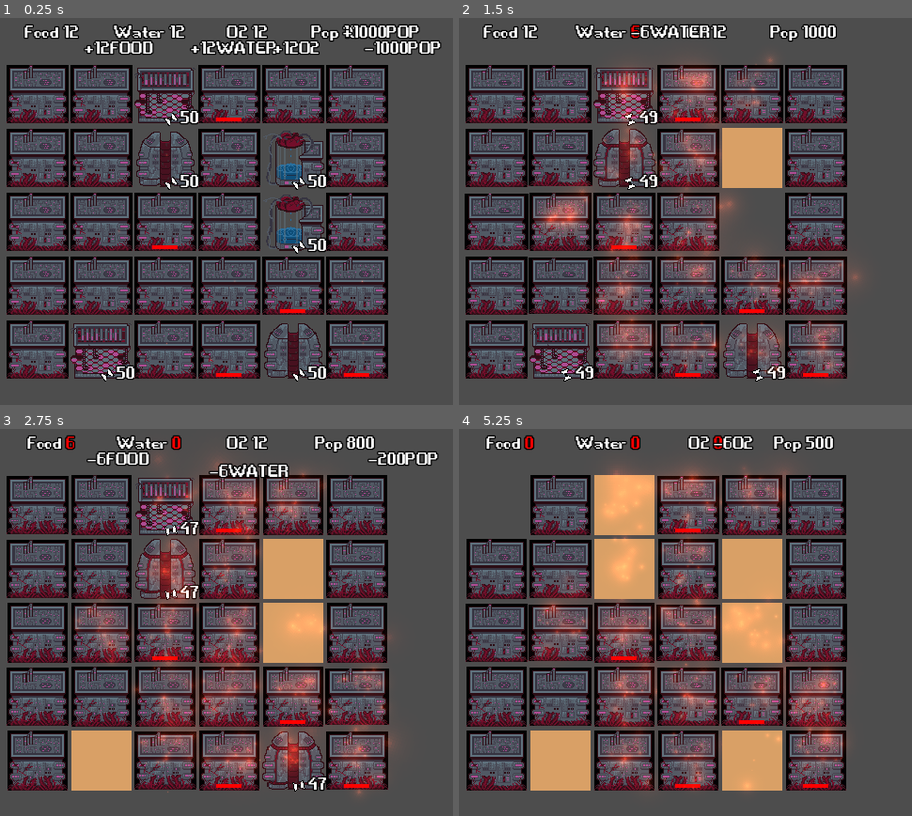
Above: before the commit, frames 1-4 (two rows, left to right).
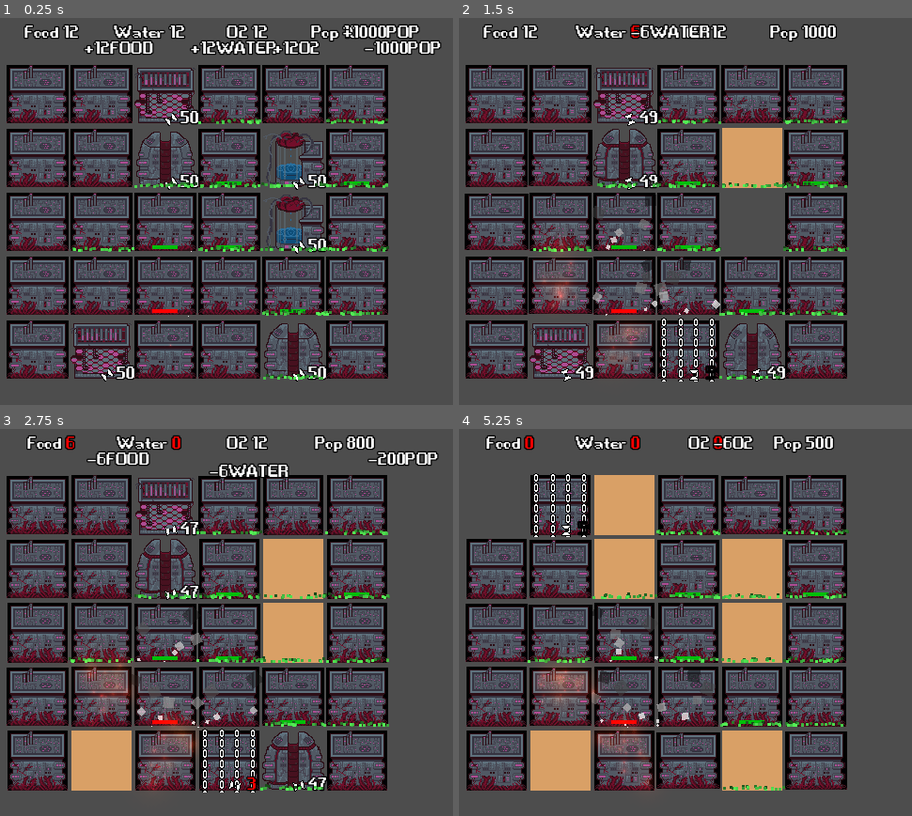
Above: after the commit, the same moments.

Repository: angeldustjdr/godot-wild-jam-2023
Game: Godot game, scene res://Main.tscn
Two runs of this game, one before a commit and one after it. Both use one fixed random seed, a clock stepped at 60 frames per second and the inputs below.
Inputs (mouse positions are in pixels of both pictures, inside the frame that each line leads up to):
- Up to frame 1 (0.25 s): no input
- Up to frame 2 (1.5 s): tap Enter (ui_accept) at 0.5, 0.77 s; move the mouse to (753, 157) at 0.52 s; click (753, 157) at 0.67 s; move the mouse to (753, 223) at 1.27 s; click (753, 223) at 1.42 s
- Up to frame 3 (2.75 s): tap Enter (ui_accept) at 1.52 s; move the mouse to (99, 761) at 2.02 s; click (99, 761) at 2.17 s
- Up to frame 4 (5.25 s): move the mouse to (626, 506) at 2.77 s; click (626, 506) at 2.92 s; tap Enter (ui_accept) at 3.02, 3.77, 4.52 s; move the mouse to (626, 568) at 3.52 s; click (626, 568) at 3.67 s; move the mouse to (753, 761) at 4.27 s; click (753, 761) at 4.42 s; move the mouse to (495, 506) at 5.02 s; click (495, 506) at 5.17 s

The runs differ from the first frame. In frame 1, 2.0% of the frame differs, in the area x 15-86%, y 14-94%; in frame 2, 16%; in frame 3, 21%; in frame 4, 22%, in the area x 15-87%, y 9-94%.

Commit message:
a lot of stuff

Diff:
--- a/scene/Farm.tscn
+++ b/scene/Farm.tscn
@@ -2,8 +2,8 @@
 
 [ext_resource type="PackedScene" uid="uid://8001k27dcfjx" path="res://scene/GenericBuilding.tscn" id="1_4fp6f"]
 [ext_resource type="Script" path="res://script/Farm.gd" id="2_m277t"]
-[ext_resource type="Texture2D" uid="uid://sof7miy6o6wl" path="res://asset/sheet/farm-sheet.png" id="3_khlq3"]
 [ext_resource type="Shader" path="res://shader/Outline.gdshader" id="3_kr3jd"]
+[ext_resource type="Texture2D" uid="uid://dgh5m3y0fmqnj" path="res://asset/sheet/crops-1-sheet.png" id="4_5hrgb"]
 
 [sub_resource type="ShaderMaterial" id="ShaderMaterial_2yi5r"]
 resource_local_to_scene = true
@@ -27,4 +27,4 @@
 
 [node name="Sprite" parent="." index="0"]
 material = SubResource("ShaderMaterial_2yi5r")
-texture = ExtResource("3_khlq3")
+texture = ExtResource("4_5hrgb")
--- a/scene/GenericBuilding.tscn
+++ b/scene/GenericBuilding.tscn
@@ -1,9 +1,10 @@
-[gd_scene load_steps=10 format=3 uid="uid://8001k27dcfjx"]
+[gd_scene load_steps=11 format=3 uid="uid://8001k27dcfjx"]
 
 [ext_resource type="Script" path="res://script/GenericBuilding.gd" id="1_v8jsb"]
 [ext_resource type="Texture2D" uid="uid://cwv7xdmk2wb87" path="res://asset/sheet/building1-sheet.png" id="2_ihrt5"]
 [ext_resource type="Shader" path="res://shader/Outline.gdshader" id="2_jt4ha"]
 [ext_resource type="Theme" uid="uid://dkbcrw73g6705" path="res://asset/Theme.tres" id="3_4g578"]
+[ext_resource type="Texture2D" uid="uid://cd2esipto6stc" path="res://asset/sprite/chain.png" id="5_pgkn5"]
 
 [sub_resource type="ShaderMaterial" id="ShaderMaterial_wq1gu"]
 resource_local_to_scene = true
@@ -107,6 +108,11 @@
 "": SubResource("AnimationLibrary_ksdrg")
 }
 
+[node name="Chain" type="Sprite2D" parent="."]
+visible = false
+texture = ExtResource("5_pgkn5")
+centered = false
+
 [connection signal="input_event" from="." to="." method="_on_input_event"]
 [connection signal="mouse_entered" from="Tooltip" to="." method="_on_tooltip_mouse_entered"]
 [connection signal="mouse_exited" from="Tooltip" to="." method="_on_tooltip_mouse_exited"]
--- a/scene/HeatParticules.tscn
+++ b/scene/HeatParticules.tscn
@@ -14,7 +14,7 @@
 point_count = 2
 
 [sub_resource type="Gradient" id="Gradient_2bv8q"]
-colors = PackedColorArray(0.717647, 0.231373, 0.101961, 0.717647, 0.180392, 0.0313726, 0.0117647, 0.670588)
+colors = PackedColorArray(0.65, 0.0975, 0.0975, 0.717647, 0.18, 0.09072, 0.0126, 0.670588)
 
 [node name="Particules" type="CPUParticles2D"]
 material = SubResource("CanvasItemMaterial_p3v85")
--- /dev/null
+++ b/scene/PoisonParticules.tscn
@@ -0,0 +1,17 @@
+[gd_scene load_steps=2 format=3 uid="uid://c1fhvkfxg3hoe"]
+
+[sub_resource type="Gradient" id="Gradient_of7t0"]
+offsets = PackedFloat32Array(0, 0.533333, 1)
+colors = PackedColorArray(1, 1, 1, 1, 0.674815, 0.674815, 0.674814, 1, 0.237539, 0.237539, 0.237539, 1)
+
+[node name="Particules" type="CPUParticles2D"]
+position = Vector2(34, 64)
+amount = 25
+speed_scale = 4.0
+emission_shape = 3
+emission_rect_extents = Vector2(34, 1)
+gravity = Vector2(0, -5)
+scale_amount_min = 3.0
+scale_amount_max = 3.0
+color = Color(0.337255, 0.956863, 0.341176, 1)
+color_ramp = SubResource("Gradient_of7t0")
--- /dev/null
+++ b/scene/PollutedBuilding.tscn
@@ -0,0 +1,27 @@
+[gd_scene load_steps=4 format=3 uid="uid://dfcovg1obwb4x"]
+
+[ext_resource type="PackedScene" uid="uid://8001k27dcfjx" path="res://scene/GenericBuilding.tscn" id="1_r3o7a"]
+[ext_resource type="Shader" path="res://shader/Outline.gdshader" id="2_qp7vq"]
+
+[sub_resource type="ShaderMaterial" id="ShaderMaterial_jihqy"]
+resource_local_to_scene = true
+shader = ExtResource("2_qp7vq")
+shader_parameter/color = Color(1, 1, 1, 1)
+shader_parameter/width = 0.0
+shader_parameter/pattern = 0
+shader_parameter/inside = false
+shader_parameter/add_margins = true
+
+[node name="PollutedBuilding" instance=ExtResource("1_r3o7a")]
+description = "A techno-organic building with dripping polluted water."
+effect = "Pollution"
+
+[node name="Sprite" parent="." index="0"]
+material = SubResource("ShaderMaterial_jihqy")
+
+[node name="ColorRect" type="ColorRect" parent="." index="4"]
+offset_left = 20.0
+offset_top = 59.0
+offset_right = 47.0
+offset_bottom = 63.0
+color = Color(0, 0.74902, 0.0392157, 1)
--- /dev/null
+++ b/scene/SmokeParticules.tscn
@@ -0,0 +1,22 @@
+[gd_scene load_steps=3 format=3 uid="uid://b2bi3kptd10vi"]
+
+[sub_resource type="Curve" id="Curve_gmopm"]
+_data = [Vector2(0, 0), 0.0, 0.0, 0, 0, Vector2(1, 1), 0.0, 0.0, 0, 0]
+point_count = 2
+
+[sub_resource type="Gradient" id="Gradient_3gjbu"]
+offsets = PackedFloat32Array(0, 0.49697, 1)
+colors = PackedColorArray(1, 1, 1, 1, 1, 1, 1, 0.709091, 0, 0, 0, 0.447059)
+
+[node name="Particules" type="CPUParticles2D"]
+position = Vector2(34, 68)
+lifetime = 1.5
+emission_shape = 3
+emission_rect_extents = Vector2(34, 1)
+gravity = Vector2(0, -50)
+angular_velocity_max = 200.0
+angle_max = 180.0
+scale_amount_min = 10.0
+scale_amount_max = 15.0
+scale_amount_curve = SubResource("Curve_gmopm")
+color_ramp = SubResource("Gradient_3gjbu")
--- a/scene/SuperFoodGenerator.tscn
+++ b/scene/SuperFoodGenerator.tscn
@@ -14,7 +14,7 @@
 shader_parameter/add_margins = true
 
 [node name="SuperFood" instance=ExtResource("1_l28i7")]
-description = "Somehow it provides a lot of food."
+description = "Organic alveola that somehow provides a lot of food."
 base_stat = {
 "FOOD": 6,
 "O2": 0,
--- a/scene/Well.tscn
+++ b/scene/Well.tscn
@@ -1,19 +1,30 @@
-[gd_scene load_steps=4 format=3 uid="uid://dtllj1v6mld6i"]
+[gd_scene load_steps=6 format=3 uid="uid://dtllj1v6mld6i"]
 
 [ext_resource type="PackedScene" uid="uid://8001k27dcfjx" path="res://scene/GenericBuilding.tscn" id="1_day3t"]
 [ext_resource type="Script" path="res://script/Well.gd" id="2_5bo8q"]
-[ext_resource type="Texture2D" uid="uid://d0fcf2wgrd6fb" path="res://asset/sheet/well-sheet.png" id="3_8pt4o"]
+[ext_resource type="Shader" path="res://shader/Outline.gdshader" id="3_x4qk2"]
+[ext_resource type="Texture2D" uid="uid://dj72wrvxc6m0" path="res://asset/sheet/well-sheet-1.png" id="4_ni233"]
+
+[sub_resource type="ShaderMaterial" id="ShaderMaterial_25j6i"]
+resource_local_to_scene = true
+shader = ExtResource("3_x4qk2")
+shader_parameter/color = Color(1, 1, 1, 1)
+shader_parameter/width = 0.0
+shader_parameter/pattern = 0
+shader_parameter/inside = false
+shader_parameter/add_margins = true
 
 [node name="Well" instance=ExtResource("1_day3t")]
 script = ExtResource("2_5bo8q")
 description = "A little Well"
+playIdle = false
 base_stat = {
 "FOOD": 0,
 "O2": 0,
 "POP": 0,
 "WATER": 1
 }
-playIdle = false
 
 [node name="Sprite" parent="." index="0"]
-texture = ExtResource("3_8pt4o")
+material = SubResource("ShaderMaterial_25j6i")
+texture = ExtResource("4_ni233")
--- a/script/Empty.gd
+++ b/script/Empty.gd
@@ -1,10 +1,11 @@
 extends GenericBuilding
 
 func _on_input_event(_viewport, event, _shape_idx):
-	if event is InputEventMouseButton and GameState.actionnable:
-		if event.button_index==MOUSE_BUTTON_LEFT:
-			GameState.actionnable_off()
-			createBuildMenu(self)
+	if not locked :
+		if event is InputEventMouseButton and GameState.actionnable:
+			if event.button_index==MOUSE_BUTTON_LEFT:
+				GameState.actionnable_off()
+				createBuildMenu(self)
 
 func createBuildMenu(obj):
 	RadioDiffusion.createBuildMenuCall(obj)
--- a/script/Farm.gd
+++ b/script/Farm.gd
@@ -7,7 +7,17 @@
 func applyEffectModifier(effectName):
 	match effectName:
 		"Heat" :
-				modifier["FOOD"] -= 5
+				modifier["FOOD"] = -5
+		"Pollution" :
+				modifier["FOOD"] = -5
+		"Smoke" :
+				modifier["FOOD"] = -5
 		"Nothing" :
 				modifier["FOOD"] = 0
 	popLabel(getTotalStat())
+
+func setLock():
+	pass
+
+func unsetLock():
+	pass
--- a/script/GenericBuilding.gd
+++ b/script/GenericBuilding.gd
@@ -20,19 +20,21 @@
 @export var negativeStat = false
 @export var hasHourglass = false
 @export var hourglassTimer = 50
-@export var effectDescription = {"Heat" : "The air temperature is pretty high here! It may harm life."}
+@export var locked = false
+
+@onready var effectDescription = {"Heat" : "The air temperature is pretty high here!",
+	"Pollution" : "The floor is covered with polluted water!",
+	"Smoke" : "Toxic smoke in the air!"}
 
 var i
 var j
 var cellEffect = "Nothing"
+var firstTime = true
 @onready var juicyLabel = load("res://scene/JuicyLabel.tscn")
 
 func _ready():
 	if hasHourglass:
-		var hourglass = load("res://scene/Hourglass.tscn")
-		var h = hourglass.instantiate()
-		h.setTimer(hourglassTimer)
-		add_child(h)
+		setHourglass()
 	if playIdle:
 		$AnimationPlayerBuilding.speed_scale = randf_range(0.9,1.1)
 		$AnimationPlayerBuilding.play("idle")
@@ -41,20 +43,23 @@
 
 
 func _on_input_event(_viewport, event, _shape_idx):
-	if event is InputEventMouseButton and GameState.actionnable:
-		if event.button_index==MOUSE_BUTTON_LEFT:
-			GameState.actionnable_off()
-			selfDestruct("Empty")
+	if not locked :
+		if event is InputEventMouseButton and GameState.actionnable:
+			if event.button_index==MOUSE_BUTTON_LEFT:
+				GameState.actionnable_off()
+				selfDestruct("Empty")
 
 func selfDestruct(type):
 	#print(i,j)
 	RadioDiffusion.gridUpdateCall(i,j,type)
+	RadioDiffusion.generateOutcomeCall()
 	queue_free()
 
 func updateTooltip():
 	var updatedDescription = description
 	updatedDescription += getTotalStat()
 	updatedDescription += getCellEffect()
+	updatedDescription += getLocked()
 	$Tooltip.tooltip_text = updatedDescription
 
 func getTotalStat():
@@ -86,15 +91,52 @@
 			n.queue_free()
 
 func applyCellEffect(myEffect):
-	if myEffect!=cellEffect:
+	if myEffect!=cellEffect or firstTime:
 		applyEffectModifier(myEffect)
+		var particules = null
 		match myEffect:
 			"Heat":
-				var particules = load("res://scene/HeatParticules.tscn")
-				var p = particules.instantiate()
-				add_child(p)
+				particules = load("res://scene/HeatParticules.tscn")
+			"Pollution":
+				particules = load("res://scene/PoisonParticules.tscn")
+			"Smoke":
+				particules = load("res://scene/SmokeParticules.tscn")
+		if particules!=null:
+			var p = particules.instantiate()
+			add_child(p)
 		cellEffect = myEffect
 		updateTooltip()
+		firstTime = false
+
+func setHourglass():
+	hasHourglass = true
+	var hourglass = load("res://scene/Hourglass.tscn")
+	var h = hourglass.instantiate()
+	h.setTimer(hourglassTimer)
+	add_child(h)
+
+func unsetHourglass():
+	hasHourglass = false
+	if self.has_node("Hourglass") :
+		$Hourglass.queue_free()
+
+func setLock():
+	hasHourglass = true
+	hourglassTimer = 6
+	locked = true
+	$Chain.visible = true
+	setHourglass()
+
+func unsetLock():
+	hasHourglass = false
+	$Chain.visible = false
+	locked = false
+	unsetHourglass()
+
+func getLocked():
+	var returned = ""
+	if locked: returned="\nThis building is locked."
+	return returned
 
 func applyEffectModifier(_effectName):
 	pass
--- a/script/Grid.gd
+++ b/script/Grid.gd
@@ -11,6 +11,7 @@
 
 var building = {"Generic" : load("res://scene/GenericBuilding.tscn"),
 				"Heat" : load("res://scene/HeatBuilding.tscn"),
+				"Pollution" : load("res://scene/PollutedBuilding.tscn"),
 				"Empty" : load("res://scene/Empty.tscn"),
 				"Farm" :  load("res://scene/Farm.tscn"),
 				"Well" :  load("res://scene/Well.tscn"),
@@ -19,8 +20,10 @@
 				"SuperFood" : load("res://scene/SuperFoodGenerator.tscn"),
 				"SuperO2" : load("res://scene/SuperO2Generator.tscn")}
 
-var requiredBuilding = {"SuperWater" : 2, "SuperFood" : 2, "SuperO2" : 2} # number of special buildings
-var genericBuildingChoiceWeight = {"Generic" : 90, "Heat" : 10} # probability of getting the initial generic building
+var requiredBuilding = {"SuperWater" : 2, "SuperFood" : 2, "SuperO2" : 2, "Heat" : 1, "Pollution" : 1} # number of special buildings
+var genericBuildingChoiceWeight = {"Generic" : 90, "Heat" : 5, "Pollution" : 5} # probability of getting the initial generic building
+var possibleOutcomes = {"RAS" : 75, "LOCK" : 25} #probability of outcomes
+var emptyGrid = Array()
 
 signal gridUpdated(x,y)
 
@@ -28,6 +31,7 @@
 	RadioDiffusion.connect("gridUpdateNeeded",gridUpdate)
 	RadioDiffusion.connect("recalculateEffectNeeded",recalculateEffect)
 	RadioDiffusion.connect("calculateRessourcesNeeded",calculateRessources)
+	RadioDiffusion.connect("generateOutcomeNeeded",generateOutcome)
 	fillInitialGrid()
 	calculateRessources()
 
@@ -39,14 +43,13 @@
 
 func fillInitialGrid() -> void:
 	#fill grids with nothing
-	var myGrid = Array()
 	for i in Xmax:
 		var col = Array()
 		for j in Ymax:
 			col.append(null)
-		myGrid.append(col)
-	grid = myGrid.duplicate(true)
-	sourceEffectGrid = myGrid.duplicate(true)
+		emptyGrid.append(col)
+	grid = emptyGrid.duplicate(true)
+	sourceEffectGrid = emptyGrid.duplicate(true)
 
 	#fill with required buildings
 	var alreadyFilled = []
@@ -109,27 +112,57 @@
 	RadioDiffusion.updateTopUICall()
 
 func recalculateEffect():
-	effectGrid = sourceEffectGrid.duplicate(true)
+	var bufferGrid = emptyGrid.duplicate(true)
 	for i in Xmax:
 		for j in Ymax:
-			var neighbours = [[i,j-1],[i,j+1],[i-1,j],[i+1,j]]
-			match  sourceEffectGrid[i][j]:
-				"Heat":
-					for ij in neighbours:
-						var i_n = clamp(ij[0],0,Xmax-1)
-						var j_n = clamp(ij[1],0,Ymax-1)
-						if sourceEffectGrid[i_n][j_n] == "Nothing": effectGrid[i_n][j_n]="Heat"
+			var neighbours = [[i,j-1],[i,j+1],[i-1,j],[i+1,j],[i,j]]
+			for ij in neighbours:
+				var i_n = clamp(ij[0],0,Xmax-1)
+				var j_n = clamp(ij[1],0,Ymax-1)
+				if bufferGrid[i_n][j_n] == null: bufferGrid[i_n][j_n] = [sourceEffectGrid[i][j]]
+				else : bufferGrid[i_n][j_n].append(sourceEffectGrid[i][j])
+
+	effectGrid = emptyGrid.duplicate(true)
+	for i in Xmax:
+		for j in Ymax:
+			if bufferGrid[i][j].size() == 1 : effectGrid[i][j] = bufferGrid[i][j][0]
+			else :
+				if "Heat" in bufferGrid[i][j] :
+					if "Pollution" in bufferGrid[i][j]:
+						effectGrid[i][j] = "Smoke"
+					else :
+						effectGrid[i][j] = "Heat"
+				elif "Pollution" in bufferGrid[i][j]:
+					if "Heat" in bufferGrid[i][j]:
+						effectGrid[i][j] = "Smoke"
+					else :
+						effectGrid[i][j] = "Pollution"
+				else :
+					effectGrid[i][j] = "Nothing"
 	applyEffect()
 
 func applyEffect():
 	for n in get_children():
-		match effectGrid[n.i][n.j]:
-			"Nothing":
-				n.applyCellEffect("Nothing")
-				n.cleanParticules()
-			_:
-				n.applyCellEffect(effectGrid[n.i][n.j])
+		if n.cellEffect != effectGrid[n.i][n.j]:
+			n.cleanParticules()
+		n.applyCellEffect(effectGrid[n.i][n.j])
 
 func cleanNode():
 	for n in get_children():
 		n.queue_free()
+
+func generateOutcome():
+	var outcome = Array()
+	for o in possibleOutcomes.keys():
+		for p in possibleOutcomes[o]:
+			outcome.append(o)
+	outcome.shuffle()
+	var i = randi_range(0,Xmax-1)
+	var j = randi_range(0,Ymax-1)
+	while grid[i][j].hasHourglass:
+		i = randi_range(0,Xmax-1)
+		j = randi_range(0,Ymax-1)
+	match outcome[0]:
+		"LOCK":
+			grid[i][j].setLock()
+		_ : pass
--- a/script/Hourglass.gd
+++ b/script/Hourglass.gd
@@ -1,6 +1,7 @@
 extends Label
 
 var turnLeft
+@onready var parent = self.get_parent()
 
 func _ready():
 	GameState.connect("transfertNbAction",decreaseTimer)
@@ -11,7 +12,8 @@
 	if n<=10:
 		$AnimationPlayer.play("flash")
 	if n<=0:
-		get_parent().selfDestruct("Empty")
+		if parent.locked : parent.unsetLock()
+		else : parent.selfDestruct("Empty")
 
 func decreaseTimer():
 	setTimer(turnLeft-1)
--- a/script/RadioDiffusion.gd
+++ b/script/RadioDiffusion.gd
@@ -25,3 +25,7 @@
 signal calculateRessourcesNeeded
 func calculateRessourcesCall():
 	calculateRessourcesNeeded.emit()
+
+signal generateOutcomeNeeded
+func generateOutcomeCall():
+	generateOutcomeNeeded.emit()
--- a/script/Tree.gd
+++ b/script/Tree.gd
@@ -2,3 +2,24 @@
 
 func _on_input_event(_viewport, _event, _shape_idx):
 	pass
+
+func applyEffectModifier(effectName):
+	match effectName:
+		"Heat" :
+				modifier["O2"] -= 5
+				hourglassTimer = 5
+				setHourglass()
+		"Pollution" :
+				modifier["O2"] -= 5
+		"Smoke" :
+				modifier["O2"] -= 5
+		"Nothing" :
+				modifier["O2"] = 0
+				unsetHourglass()
+	popLabel(getTotalStat())
+
+func setLock():
+	pass
+
+func unsetLock():
+	pass
--- a/script/Well.gd
+++ b/script/Well.gd
@@ -2,3 +2,24 @@
 
 func _on_input_event(_viewport, _event, _shape_idx):
 	pass
+
+func applyEffectModifier(effectName):
+	match effectName:
+		"Heat" :
+				modifier["WATER"] -= 5
+				hourglassTimer = 5
+				setHourglass()
+		"Pollution" :
+				modifier["WATER"] -= 5
+				hourglassTimer = 5
+				setHourglass()
+		"Nothing" :
+				modifier["WATER"] = 0
+				unsetHourglass()
+	popLabel(getTotalStat())
+
+func setLock():
+	pass
+
+func unsetLock():
+	pass
Binary file added: asset/sheet/crops-1-sheet.png
Binary file changed: asset/sheet/tree-1-sheet.png
Binary file added: asset/sheet/well-sheet-1.png
Binary file added: asset/sprite/chain.png
Binary file changed: asset/sprite/tree-v2-1.png
